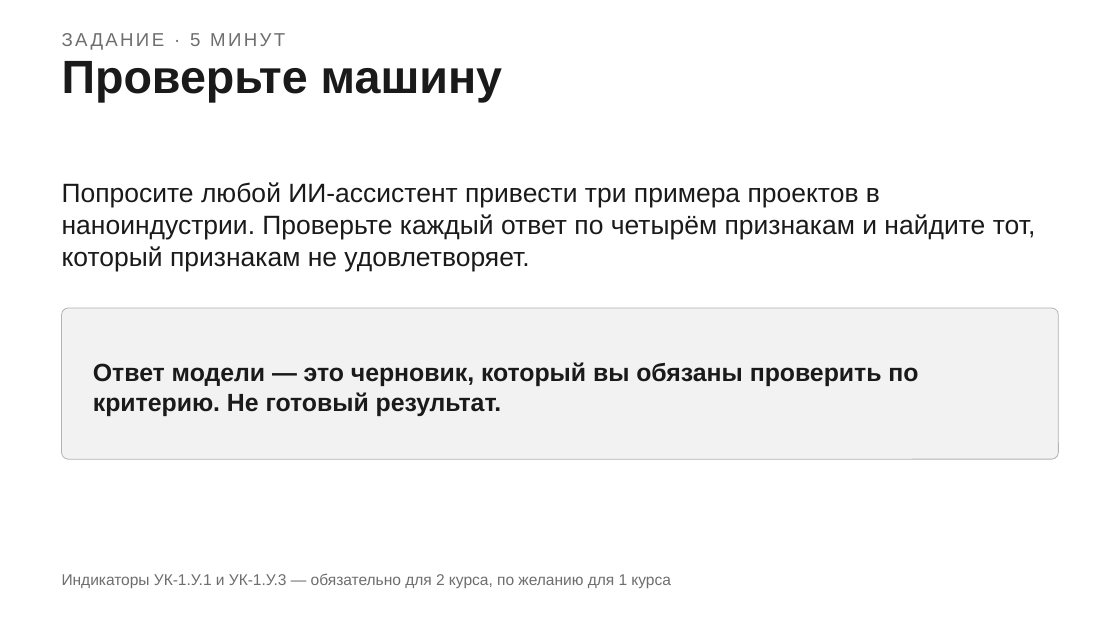
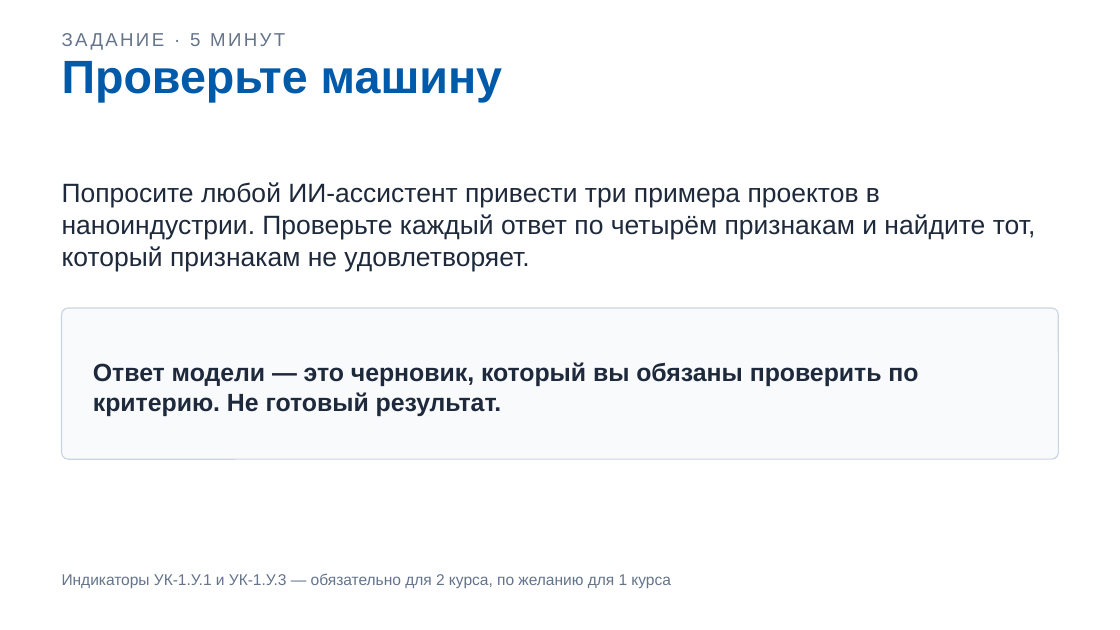
Before and after one commit to DimaMuhannad/OPD, a slide deck: slide 10 of shared/Nedelya_02_Slaydy.pptx. Drawn at 1120x630 pixels with LibreOffice and Linux fonts; fonts in the diff are those of the drawing. Boxes give left, top, right and bottom in pixels: in the first picture for what was removed or moved away, otherwise in the second. Text is boxed around its words. In the diff, an @@ line names an element or a change of style, - is before the commit and + after.

```diff
--- a/shared/Nedelya_02_Slaydy.pptx
+++ b/shared/Nedelya_02_Slaydy.pptx
@@ text "ЗАДАНИЕ · 5 МИНУТ" at (190,33,285,46): text colour #6E6E6E to #64748B @@
@@ text "Проверьте машину" at (62,61,502,102): text colour #1A1A1A to #005AAA @@
@@ text "Попросите любой ИИ-ассистент привести три ..." at (62,182,1036,271): text colour #1A1A1A to #1E293B @@
@@ rounded rectangle at (62,308,1058,459): fill #F2F2F2 to #F8FAFC; outline #B3B3B3 0.5 pt to #CBD5E1 0.75 pt @@
@@ text "Ответ модели — это черновик, ..." at (93,362,918,416): text colour #1A1A1A to #1E293B @@
@@ text "Индикаторы УК-1.У.1 и УК-1.У.3 — ..." at (62,573,671,588): text colour #6E6E6E to #64748B @@
```
Also in this commit, not shown: 12 other slides changed, 2 other files.
